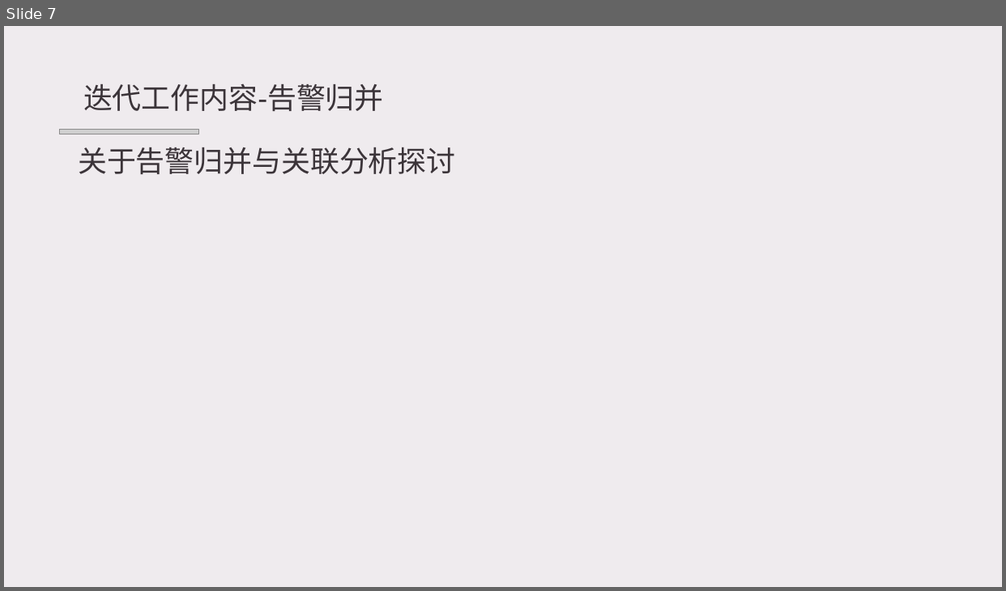
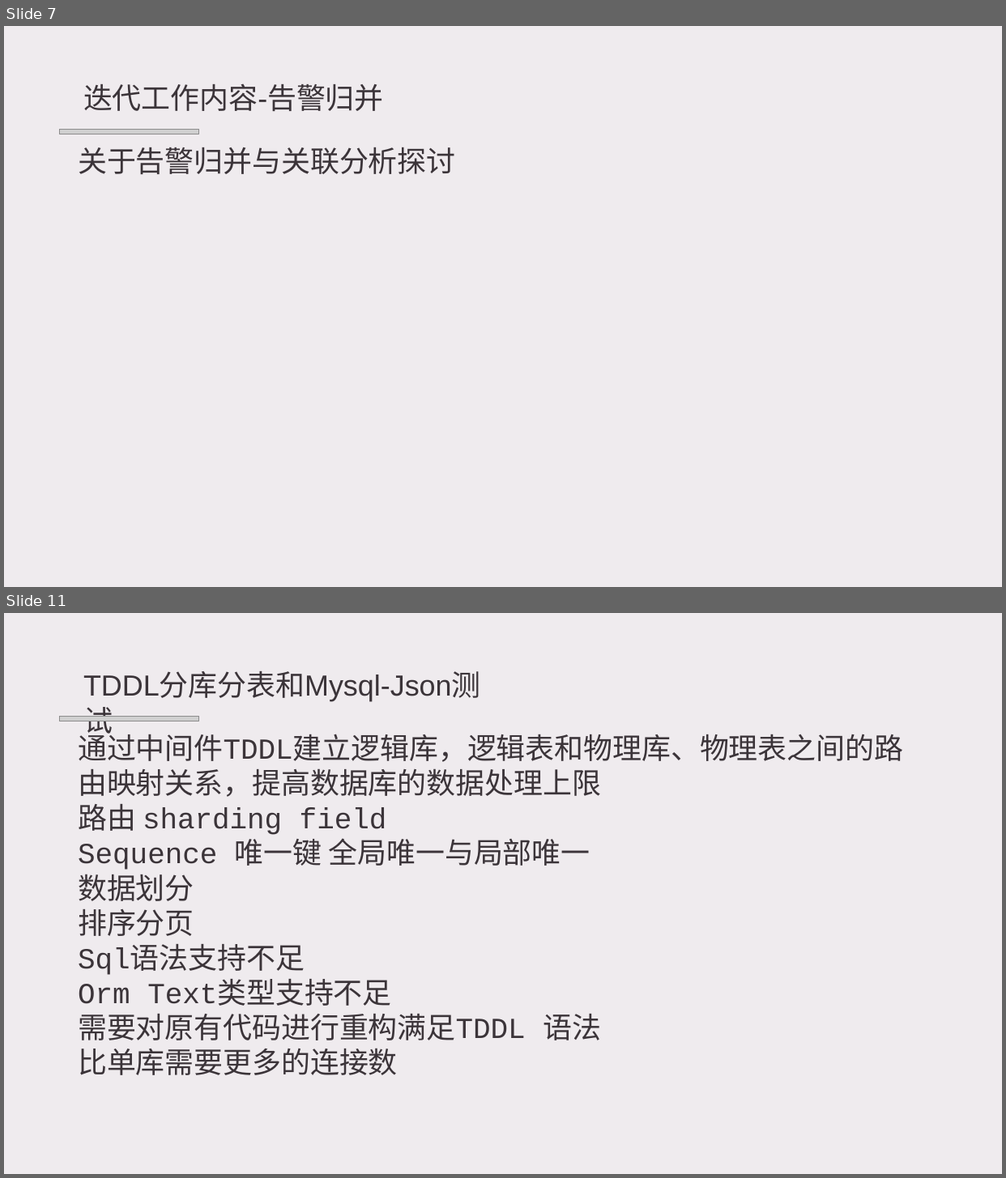
Before and after one commit to lkpnotice/lkptest2, a slide deck: 入职总结-坤极.pptx. Shown one above the other, each under a label of ours: slide 7 before the commit, slides 7 and 11 after it; the slides between them are not shown. The pictures are 1006x591 and 1006x1178 pixels, drawn with LibreOffice and Linux fonts; fonts in the diff are those of the drawing; grey boxes stand for pictures; background and template pictures are left out. Boxes give left, top, right and bottom in pixels: in the first picture for what was removed or moved away, otherwise in the second. Text is boxed around its words. In the diff, an @@ line names an element or a change of style, - is before the commit and + after.

Commit message:
测试
测试

```diff
--- a/入职总结-坤极.pptx
+++ b/入职总结-坤极.pptx
@@ slide 11 added at [4, 613, 1002, 1174], background picture (left out) @@
@@ text added at [83, 673, 481, 701], 28 pt, text #3B3439 @@
+TDDL分库分表和Mysql-Json测试
@@ picture added at [59, 717, 198, 722] @@
@@ text added at [78, 730, 903, 1076], 28 pt, text #3B3439 @@
+通过中间件TDDL建立逻辑库，逻辑表和物理库、物理表之间的路由映射关系，提高数据库的数据处理上限
+路由 sharding field
+Sequence 唯一键 全局唯一与局部唯一
+数据划分
+排序分页
+Sql语法支持不足
+Orm Text类型支持不足
+需要对原有代码进行重构满足TDDL 语法
+比单库需要更多的连接数
```
Also in this commit, not shown: 1 slide changed, 7 other slides added.
